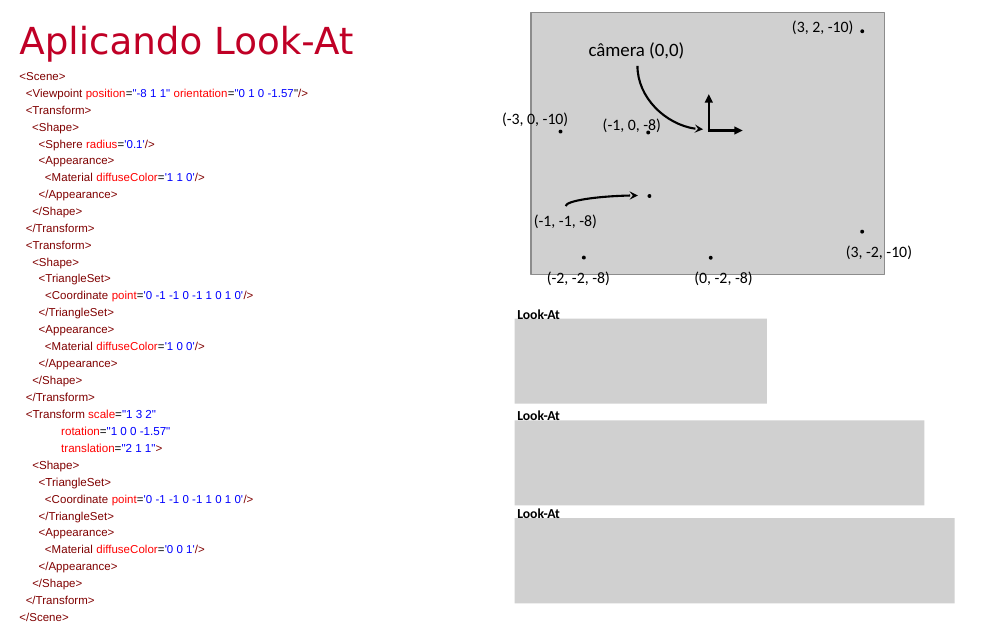
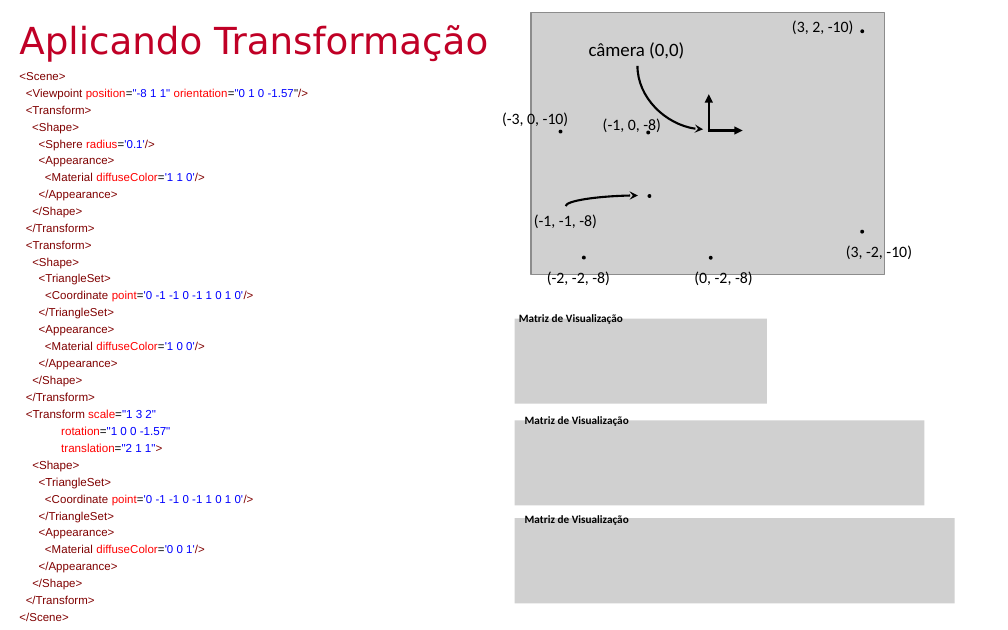
Before and after one commit to lpsoares/ComputacaoGrafica, a slide deck: slide 17 of content/aulas/07-revisao1/aula7_revisao1.pptx. Drawn at 1008x630 pixels with LibreOffice and Linux fonts; fonts in the diff are those of the drawing; grey boxes stand for pictures; background and template pictures are left out. Boxes give left, top, right and bottom in pixels: in the first picture for what was removed or moved away, otherwise in the second. Text is boxed around its words. In the diff, an @@ line names an element or a change of style, - is before the commit and + after.

```diff
--- a/content/aulas/07-revisao1/aula7_revisao1.pptx
+++ b/content/aulas/07-revisao1/aula7_revisao1.pptx
@@ title at (x1=19, y1=25, x2=488, y2=62): text changed @@
-Aplicando Look-At
+Aplicando Transformação
@@ text at (x1=519, y1=313, x2=623, y2=324): text changed; size 9.8 to 8 pt @@
-Look-At
+Matriz de Visualização
@@ text at (x1=525, y1=415, x2=629, y2=426): text changed; size 9.8 to 8 pt @@
-Look-At
+Matriz de Visualização
@@ text at (x1=525, y1=514, x2=629, y2=525): text changed; size 9.8 to 8 pt @@
-Look-At
+Matriz de Visualização
```
Also in this commit, not shown: 9 other slides changed, 1 other file.
